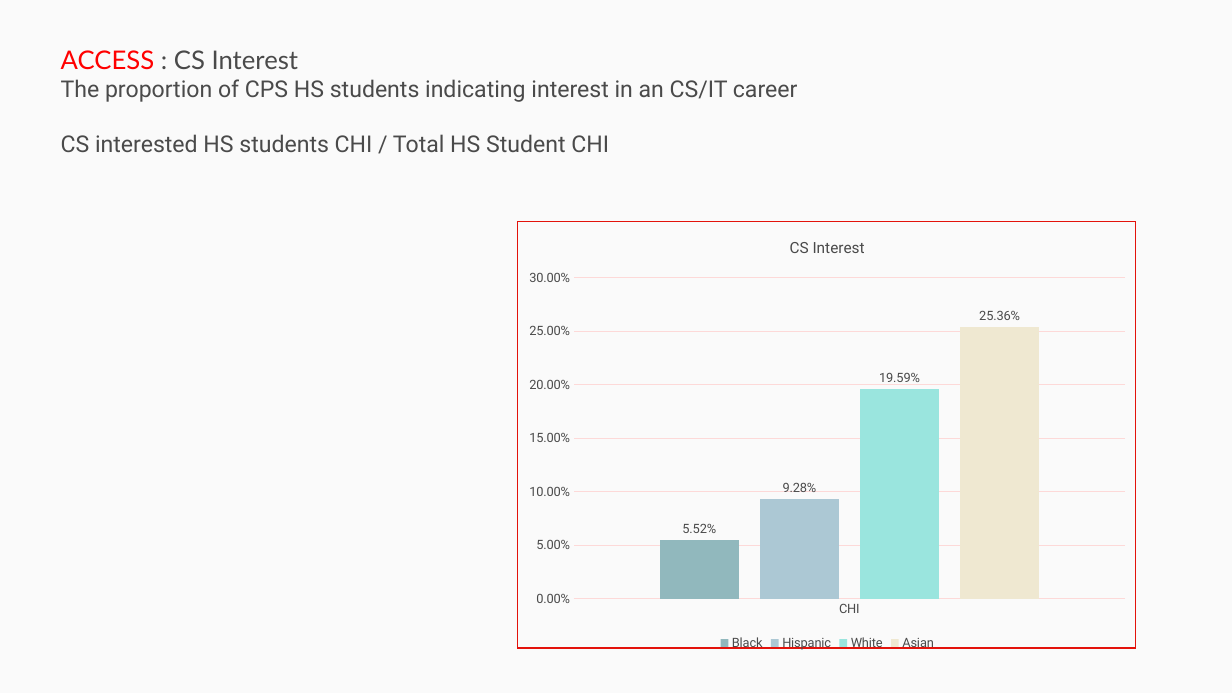
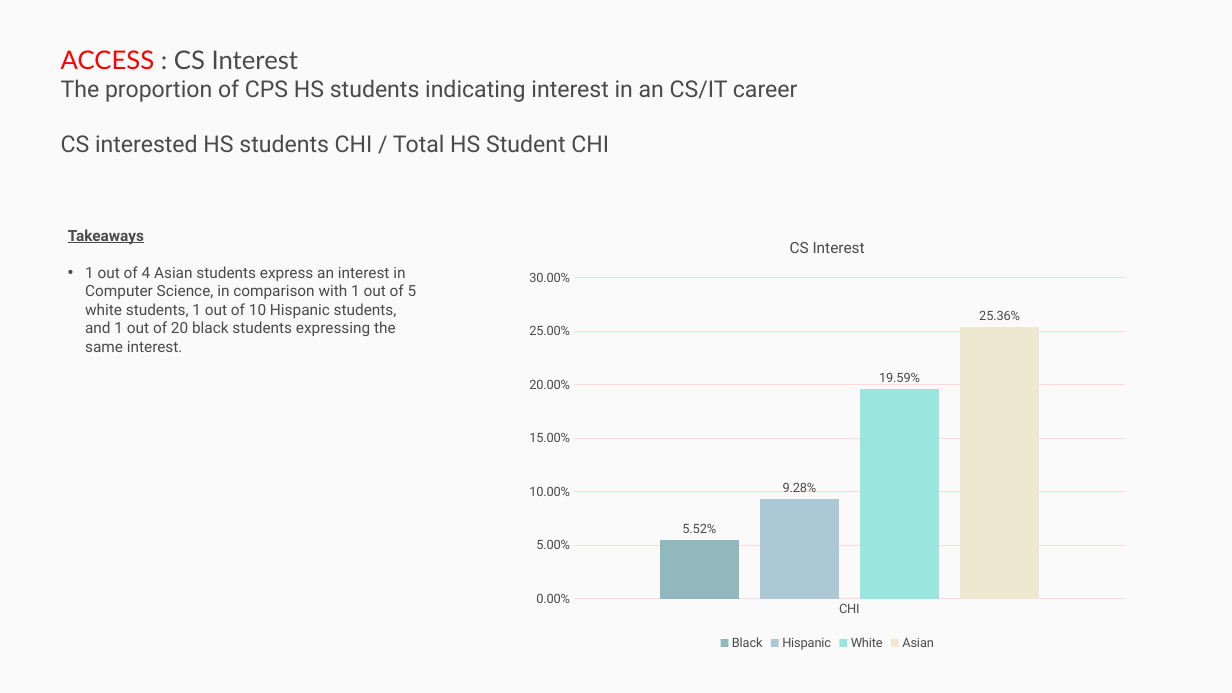
Before and after one commit to p33chicago/P33-DEI-dashboard-project, a slide deck: slide 18 of docs/Deep diving plots.pptx (slide 19 before the commit). Drawn at 1232x693 pixels with LibreOffice and Linux fonts; fonts in the diff are those of the drawing. Boxes give left, top, right and bottom in pixels: in the first picture for what was removed or moved away, otherwise in the second. Text is boxed around its words. In the diff, an @@ line names an element or a change of style, - is before the commit and + after.

```diff
--- a/docs/Deep diving plots.pptx
+++ b/docs/Deep diving plots.pptx
@@ rectangle removed at (0,0,1232,693) @@
@@ text added at (68,229,417,352), 12 pt, text #4A4A4A @@
+Takeaways
+• 1 out of 4 Asian students express an interest in Computer Science, in comparison with 1 out of 5 white students, 1 out of 10 Hispanic students, and 1 out of 20 black students expressing the same interest.
@@ rectangle removed at (518,222,1135,649) @@
```
Also in this commit, not shown: 4 other slides changed, 1 slide removed.
